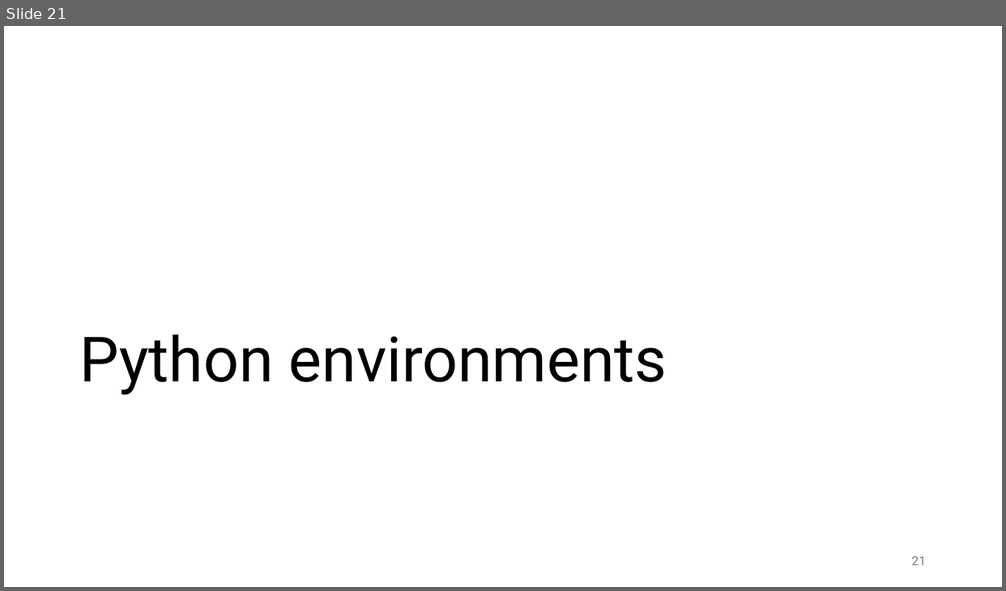
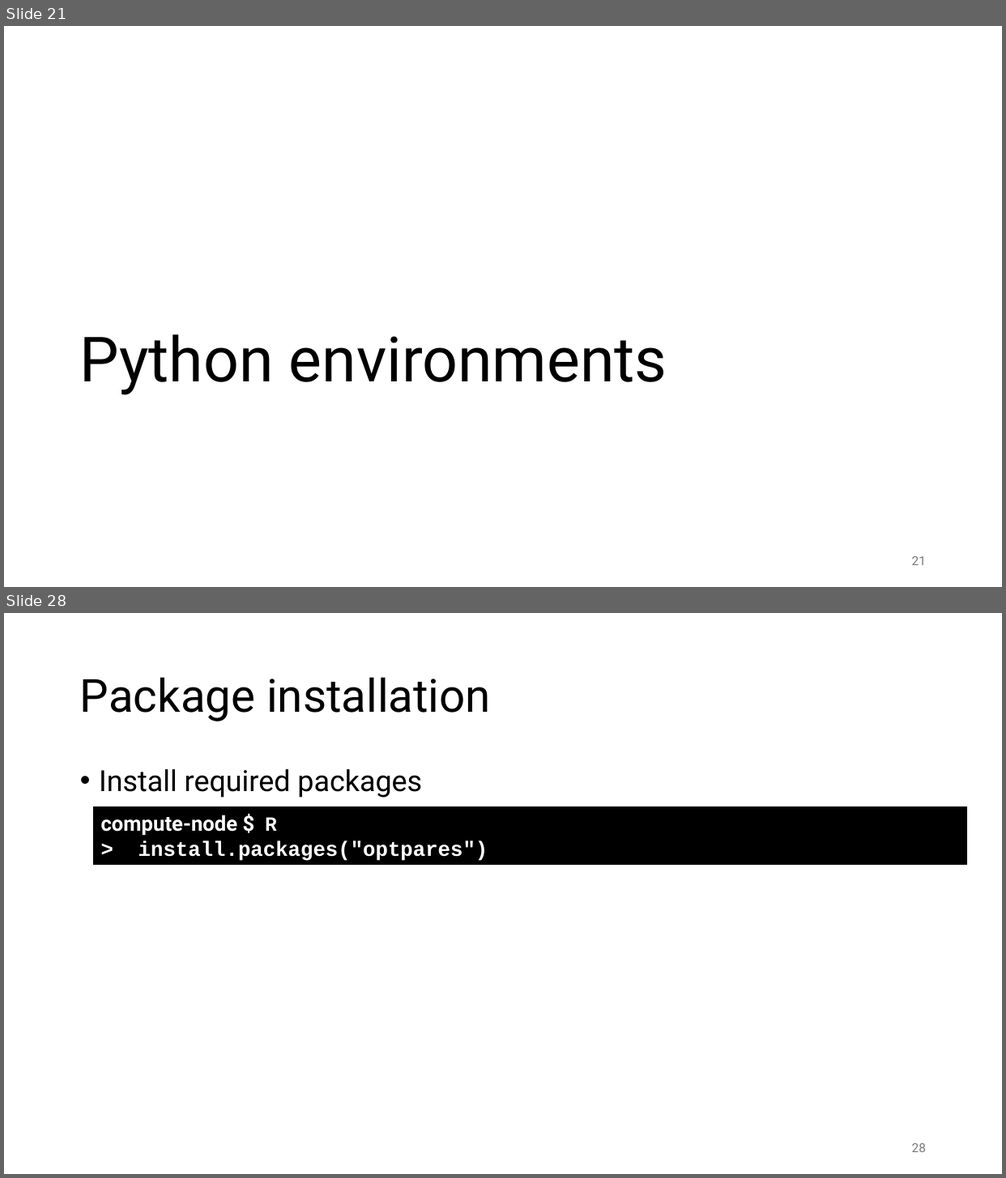
Before and after one commit to gjbex/Best-practices-for-data-science-on-HPC, a slide deck: best_practices_for_data_science_on_hpc.pptx. Shown one above the other, each under a label of ours: slide 21 before the commit, slides 21 and 28 after it; the slides between them are not shown. The pictures are 1006x591 and 1006x1178 pixels, drawn with LibreOffice and Linux fonts; fonts in the diff are those of the drawing. Boxes give left, top, right and bottom in pixels: in the first picture for what was removed or moved away, otherwise in the second. Text is boxed around its words. In the diff, an @@ line names an element or a change of style, - is before the commit and + after.

Commit message:
Add R package installation slides

```diff
--- a/best_practices_for_data_science_on_hpc.pptx
+++ b/best_practices_for_data_science_on_hpc.pptx
@@ slide 28 added at bbox=[4, 613, 1002, 1174], background #FFFFFF @@
@@ title added at bbox=[80, 677, 491, 722], 44 pt, text #000000 @@
+Package installation
@@ text added at bbox=[99, 769, 422, 798], 28 pt, text #000000 @@
+• Install required packages
@@ rectangle added at bbox=[93, 807, 967, 865], fill #000000, outline #000000 0.75 pt, 20 pt, text #FFFFFF, bold @@
+compute-node $ R
+> install.packages("optpares")
@@ page number added at bbox=[912, 1144, 926, 1152], 12 pt, text #797979 @@
+28
```
Also in this commit, not shown: 1 slide changed, 5 other slides added.
